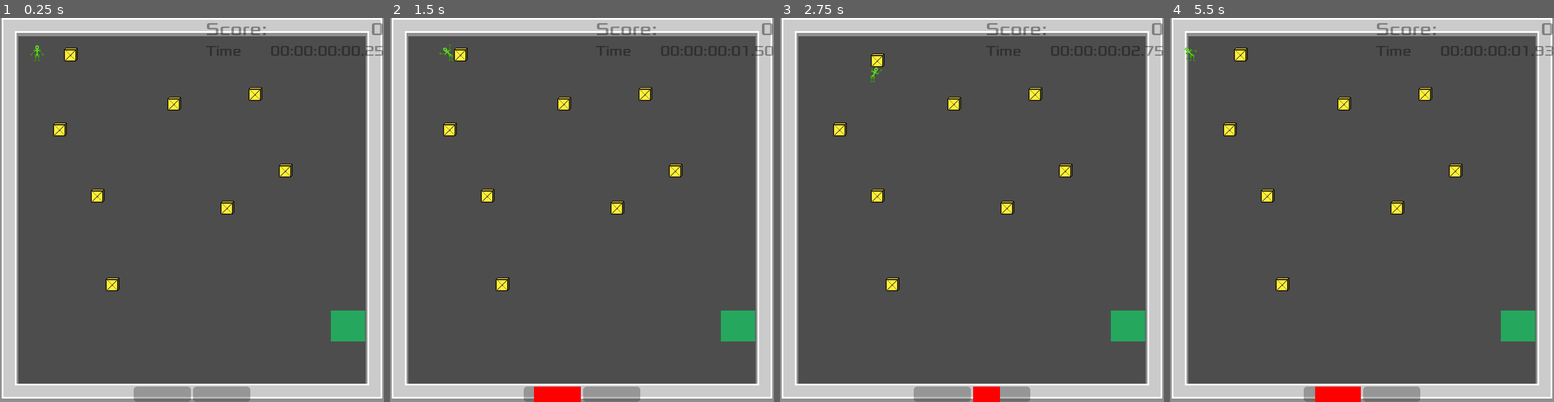
Above: before the commit, frames 1-4 (left to right).
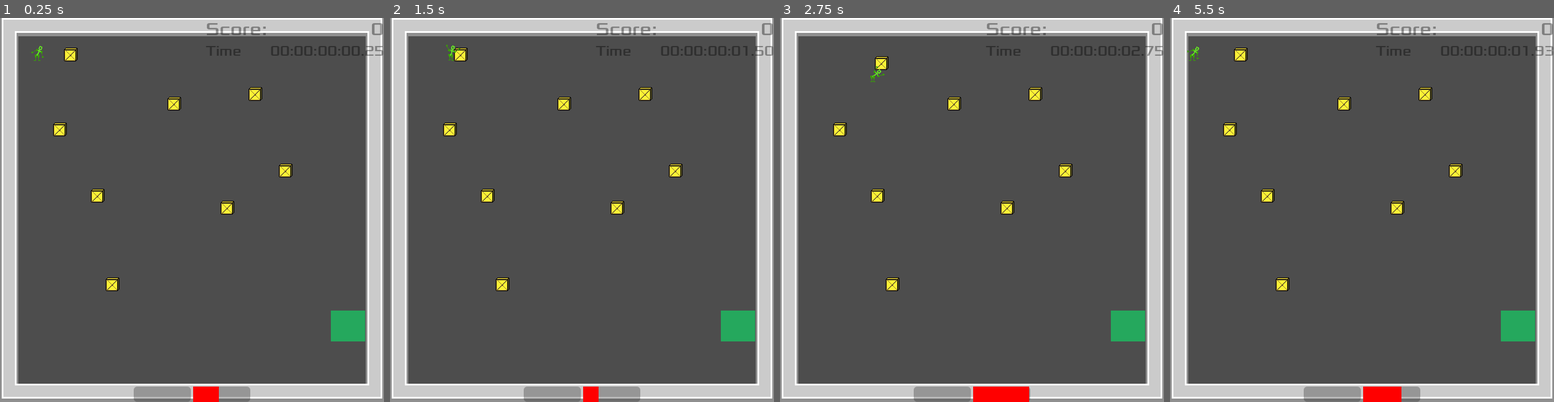
Above: after the commit, the same moments.

Repository: CrazyLegoMind/1h_jam_blank
Game: Godot game, scene res://scenes/main_game/main_game.tscn
Two runs of this game, one before a commit and one after it. Both use one fixed random seed, a clock stepped at 60 frames per second and the inputs below.
Inputs (mouse positions are in pixels of both pictures, inside the frame that each line leads up to):
- Up to frame 1 (0.25 s): no input
- Up to frame 2 (1.5 s): move the mouse to (666, 190) at 0.52 s; hold D (move_right) 0.53-1.28 s; hold K (tilt_l) 0.53-1.28 s; click (666, 190) at 0.67 s; move the mouse to (505, 229) at 1.27 s; hold S (move_down) from 1.28 s (still down); tap L (tilt_r) at 1.35 s
- Up to frame 3 (2.75 s): move the mouse to (1010, 125) at 2.02 s; release S (move_down) at 2.03 s; hold D (move_right) from 2.03 s (still down); hold K (tilt_l) from 2.03 s (still down)
- Up to frame 4 (5.5 s): move the mouse to (1342, 286) at 2.77 s; release D (move_right) at 2.78 s; release K (tilt_l) at 2.78 s; hold W (move_up) 2.78-3.5 s; tap L (tilt_r) at 2.85, 5.1 s; click (1342, 286) at 2.92 s; click "RETRY" at 3.5 s; move the mouse to (1477, 267) at 4.27 s; hold K (tilt_l) 4.28-5.03 s; hold A (move_left) from 4.28 s (still down); move the mouse to (1246, 152) at 5.02 s

The runs differ from the first frame. In frame 1, 0.3% of the frame differs, in the area x 7-57%, y 7-100%; in frame 2, 0.7%; in frame 3, 0.5%; in frame 4, 0.9%, in the area x 3-61%, y 7-100%.

Commit message:
updated stats

Diff:
--- a/scenes/crate/crate.tscn
+++ b/scenes/crate/crate.tscn
@@ -7,6 +7,7 @@
 size = Vector2(24, 24)
 
 [node name="Crate" type="Area2D"]
+z_index = -1
 collision_layer = 8
 collision_mask = 2
 script = ExtResource("1_edng3")
--- a/scenes/main_game/main_game.gd
+++ b/scenes/main_game/main_game.gd
@@ -34,6 +34,5 @@
 
 
 func _on_area_2d_area_entered(area):
-	print("entered")
 	if area.has_method("die"):
 		area.die()
--- a/scenes/player/player.gd
+++ b/scenes/player/player.gd
@@ -17,7 +17,7 @@
 func on_enemy_died():
 	tilt_force = 0
 	grabbing = 0.0
-	body.rotation_degrees =0
+	body.rotation_degrees = body.rotation_degrees*0.5
 	$AnimationPlayer.stop()
 	locked = true
 	$AnimationPlayer.stop()
@@ -73,5 +73,6 @@
 	await $AnimationPlayer.animation_finished
 	node.set_target(grab_position)
 	locked = false
-	body.rotation_degrees = randi_range(-10,10)
-	grabbing += 0.5 + GlobalUtils.dead_enemies*0.04
+	body.rotation_degrees = body.rotation_degrees*0.6
+	grabbing += 0.6 + GlobalUtils.dead_enemies*0.05
+	print(grabbing)
--- a/scenes/player/player.tscn
+++ b/scenes/player/player.tscn
@@ -229,6 +229,7 @@
 [node name="body" type="Sprite2D" parent="SpriteContainer"]
 unique_name_in_owner = true
 position = Vector2(0, -9)
+rotation = 0.349066
 texture = ExtResource("3_vkamo")
 centered = false
 offset = Vector2(-5, -18)
